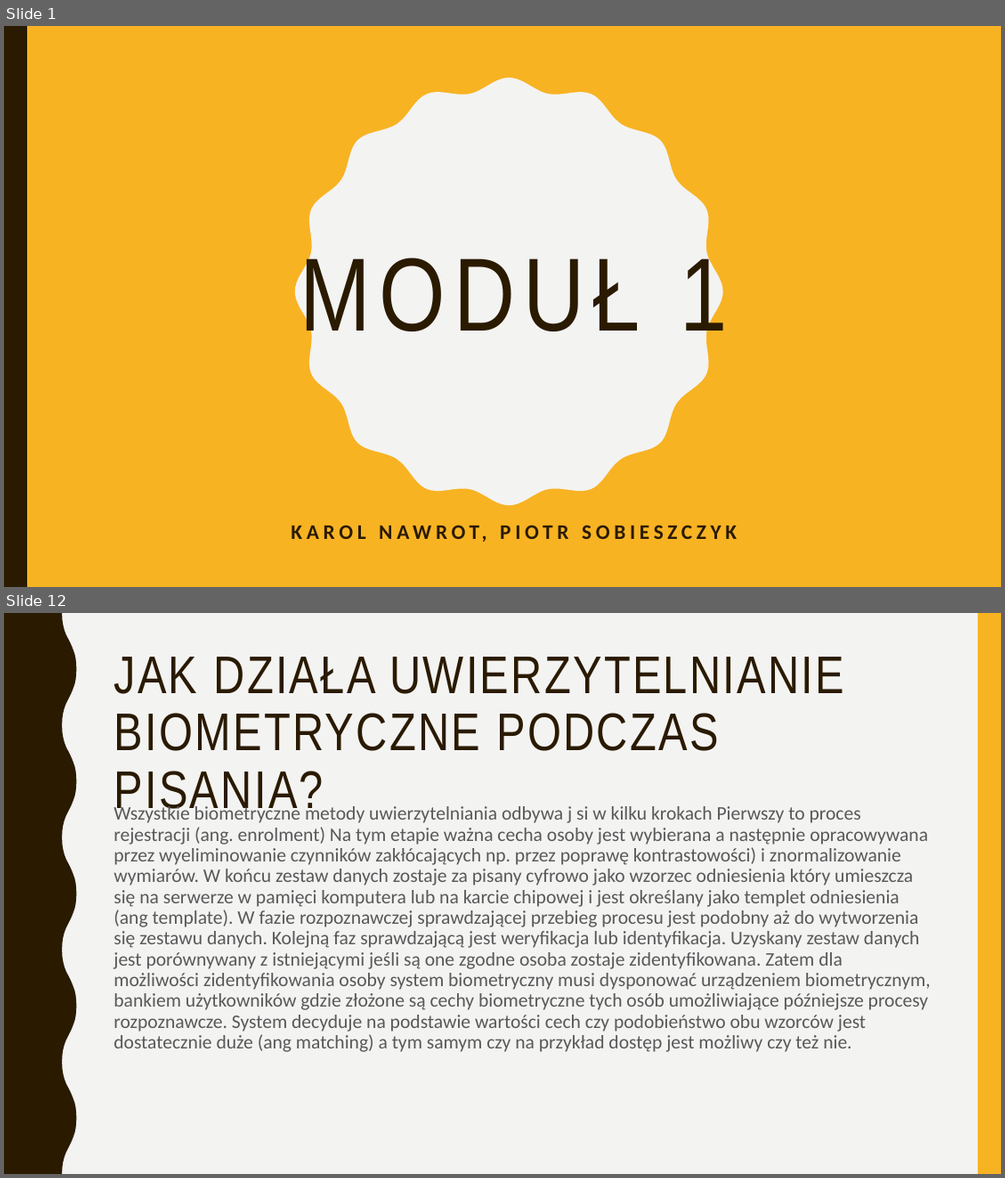
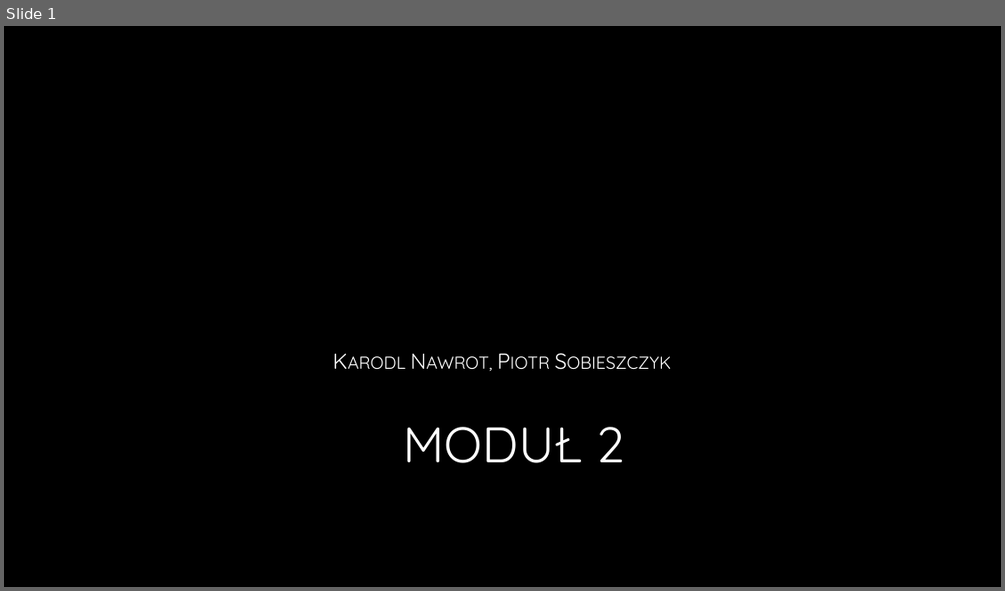
Before and after one commit to Sobiechh/ZSI, a slide deck: MODUL 2/Moduł2.pptx. Shown one above the other, each under a label of ours: slides 1 and 12 before the commit, slide 1 after it; the slides between them are not shown. The pictures are 1005x1178 and 1005x591 pixels, drawn with LibreOffice and Linux fonts; fonts in the diff are those of the drawing; background and template pictures are left out. Boxes give left, top, right and bottom in pixels: in the first picture for what was removed or moved away, otherwise in the second. Text is boxed around its words. In the diff, an @@ line names an element or a change of style, - is before the commit and + after.

```diff
--- a/MODUL 2/Moduł2.pptx
+++ b/MODUL 2/Moduł2.pptx
@@ slide 12 removed at [4, 613, 1001, 1174], background #F3F3F2 @@
@@ freeform shape removed at [4, 613, 77, 1174] @@
@@ rectangle removed at [978, 613, 1001, 1174] @@
@@ title removed at [113, 657, 844, 817] @@
-JAK DZIAŁA UWIERZYTELNIANIE BIOMETRYCZNE PODCZAS PISANIA?
@@ text removed at [113, 803, 930, 1052] @@
-Wszystkie biometryczne metody uwierzytelniania odbywa j si w kilku krokach Pierwszy to proces rejestracji (ang. enrolment) Na tym etapie ważna cecha osoby jest wybierana a następnie opracowywana przez wyeliminowanie czynników zakłócających np. przez poprawę kontrastowości) i znormalizowanie wymiarów. W końcu zestaw danych zostaje za pisany cyfrowo jako wzorzec odniesienia który umieszcza się na serwerze w pamięci komputera lub na karcie chipowej i jest określany jako templet odniesienia (ang template). W fazie rozpoznawczej sprawdzającej przebieg procesu jest podobny aż do wytworzenia się zestawu danych. Kolejną faz sprawdzającą jest weryfikacja lub identyfikacja. Uzyskany zestaw danych jest porównywany z istniejącymi jeśli są one zgodne osoba zostaje zidentyfikowana. Zatem dla możliwości zidentyfikowania osoby system biometryczny musi dysponować urządzeniem biometrycznym, bankiem użytkowników gdzie złożone są cechy biometryczne tych osób umożliwiające późniejsze procesy rozpoznawcze. System decyduje na podstawie wartości cech czy podobieństwo obu wzorców jest dostatecznie duże (ang matching) a tym samym czy na przykład dostęp jest możliwy czy też nie.
@@ slide 1 changed as well @@
@@ background #F8B323 to picture (left out) @@
@@ rectangle removed at [4, 26, 27, 587] @@
@@ freeform shape removed at [295, 78, 723, 506] @@
@@ title "MODUŁ 2" at [404, 426, 625, 463]: vertical alignment middle to bottom @@
@@ subtitle at [146, 344, 857, 499]: text changed; size 20 to 21 pt; font Calibri to Quicksand; text colour #2A1A00 to gradient #FFFFFF to #BFBFBF; bold off @@
-KAROL NAWROT, PIOTR SOBIESZCZYK
+Karodl Nawrot, Piotr Sobieszczyk
@@ title at [404, 426, 625, 463]: text changed; size 100 to 48 pt; font Arial Narrow to Quicksand; text colour #2A1A00 to gradient #FFFFFF to #A6A6A6 @@
-MODUŁ 1
+MODUŁ 2
```
Also in this commit, not shown: 16 slides added, 11 other slides removed, 2 other files.
